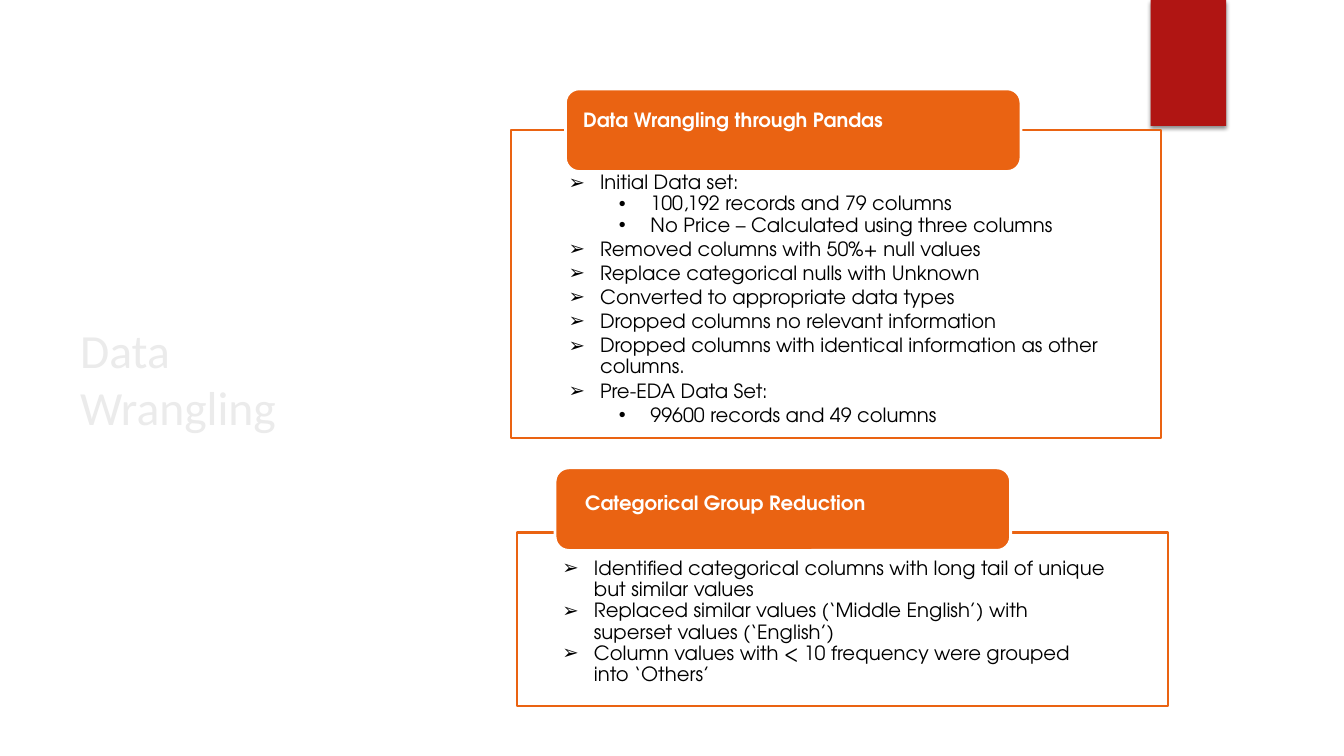
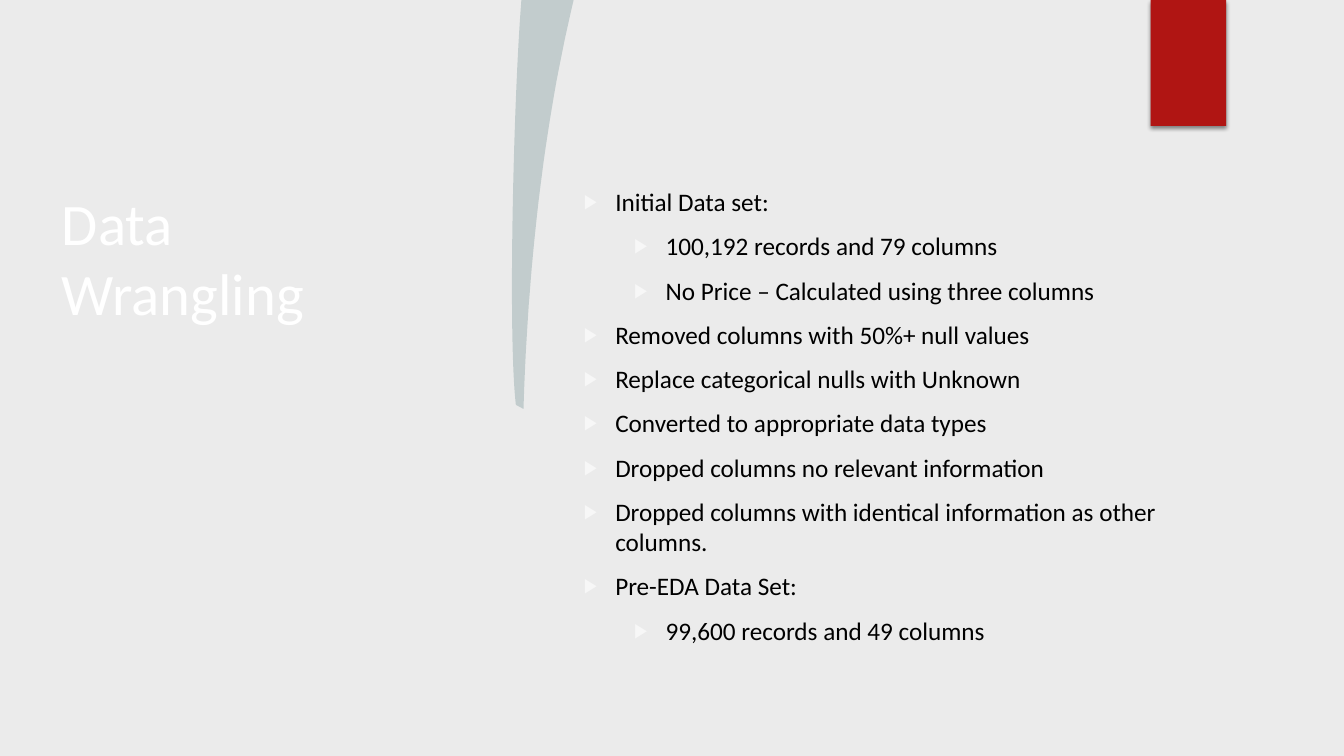
Before and after one commit to georgetown-analytics/Booksville, a slide deck: slide 9 of presentation/Booksville Presentation.pptx. Drawn at 1344x756 pixels with LibreOffice and Linux fonts; fonts in the diff are those of the drawing; background and template pictures are left out. Boxes give left, top, right and bottom in pixels: in the first picture for what was removed or moved away, otherwise in the second. Text is boxed around its words. In the diff, an @@ line names an element or a change of style, - is before the commit and + after.

Commit message:
Update ppt

```diff
--- a/presentation/Booksville Presentation.pptx
+++ b/presentation/Booksville Presentation.pptx
@@ background picture (left out) to #EBEBEB @@
@@ rectangle added at box(0, 0, 1344, 756), fill #EBEBEB @@
@@ freeform shape removed at box(459, 0, 1344, 756) @@
@@ freeform shape: place and size @@
-freeform shape at box(436, 0, 497, 409)
+freeform shape at box(512, 0, 574, 409)
@@ freeform shape at box(512, 0, 574, 409): fill #FFFFFF at 20% opacity to #1E5155 at 20% opacity @@
@@ title "Data Wrangling": place and size @@
-title "Data Wrangling" at box(70, 70, 413, 687)
+title "Data Wrangling" at box(51, 181, 460, 675)
@@ title "Data Wrangling" at box(51, 181, 460, 675): size 34 to 42 pt, text colour #EBEBEB to #FFFFFF; vertical alignment middle to top @@
@@ text "Initial Data set:": place and size @@
-text "Initial Data set:" at box(600, 169, 1098, 423)
+text "Initial Data set:" at box(615, 193, 1155, 643)
@@ text at box(615, 193, 1155, 595): size 14 to 18 pt, font TeX Gyre Adventor to Calibri; bullet ➢ to ▶; line spacing 0.9 to 1; more space between paragraphs; bullet colour #000000 to #F7F7F7; bullet • to ▶ @@
@@ ellipse removed at box(949, 185, 1259, 495) @@
@@ group removed at box(511, 89, 1169, 706): 3 texts, 2 rectangles, 2 rounded rectangles @@
-Data Wrangling through Pandas
-  ➢ Identified categorical columns with long tail of unique but similar values
-  ➢ Replaced similar values (‘Middle English’) with superset values (‘English’)
-  ➢ Column values with < 10 frequency were grouped into ‘Others’
-Categorical Group Reduction
@@ text at box(666, 622, 985, 643): text changed; size 14 to 18 pt; font TeX Gyre Adventor to Calibri @@
-    • 99600 records and 49 columns
+    ▶ 99,600 records and 49 columns
```
Also in this commit, not shown: 2 other slides changed, 5 slides added, 1 slide removed.
